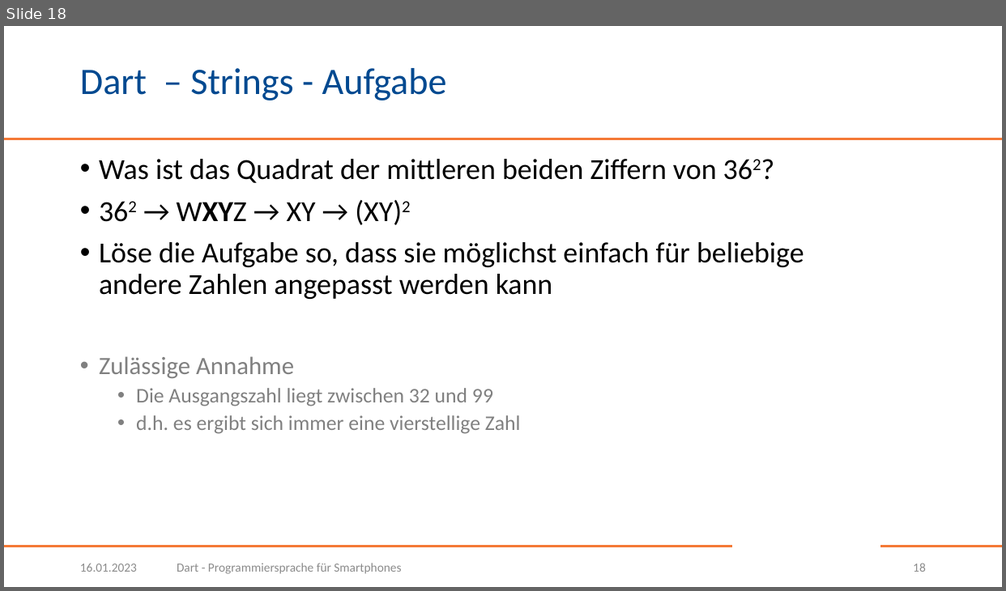
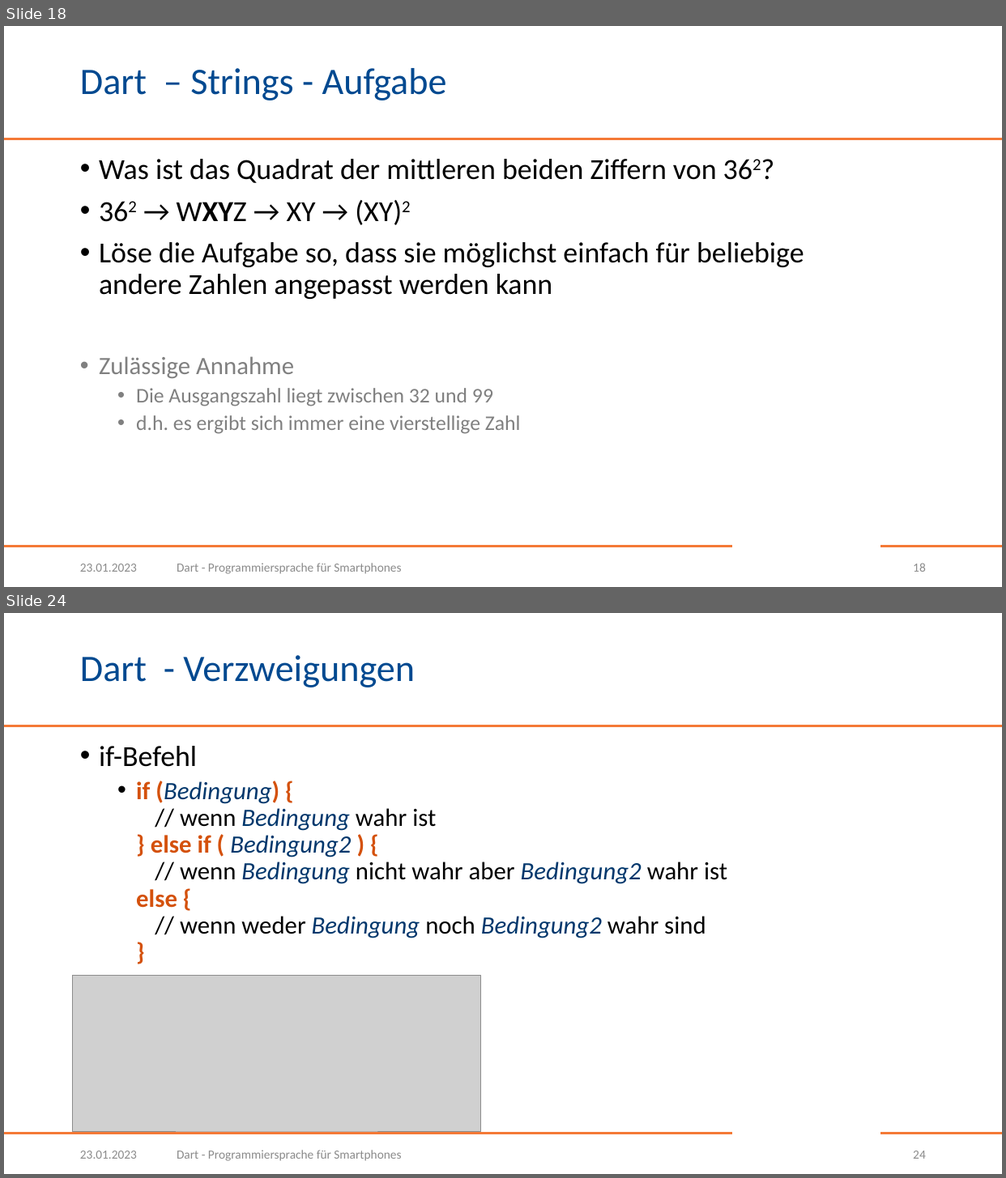
Before and after one commit to BogyMitutoyoCTL/DecisionMakingApp, a slide deck: presentations/Dart.pptx. Shown one above the other, each under a label of ours: slide 18 before the commit, slides 18 and 24 after it; the slides between them are not shown. The pictures are 1006x591 and 1006x1178 pixels, drawn with LibreOffice and Linux fonts; fonts in the diff are those of the drawing; grey boxes stand for pictures; background and template pictures are left out. Boxes give left, top, right and bottom in pixels: in the first picture for what was removed or moved away, otherwise in the second. Text is boxed around its words. In the diff, an @@ line names an element or a change of style, - is before the commit and + after.

Commit message:
Neu: Schleifen und Verzweigungen

```diff
--- a/presentations/Dart.pptx
+++ b/presentations/Dart.pptx
@@ slide 24 added at bbox=[4, 613, 1002, 1174], background #FFFFFF; not listed: 3 template elements that a slide beside it also shows @@
@@ title added at bbox=[80, 655, 415, 688], 36 pt, text #004990 @@
+Dart - Verzweigungen
@@ text added at bbox=[99, 746, 727, 939], 24 pt, text #000000 @@
+• if-Befehl
+  • if (Bedingung) {
+    // wenn Bedingung wahr ist
+    } else if ( Bedingung2 ) {
+    // wenn Bedingung nicht wahr aber Bedingung2 wahr ist
+    else {
+    // wenn weder Bedingung noch Bedingung2 wahr sind
+    }
@@ picture added at bbox=[73, 975, 481, 1131] @@
@@ text added at bbox=[80, 1151, 137, 1159], 12 pt, text #8C8C8C @@
+23.01.2023
@@ text added at bbox=[177, 1150, 401, 1161], 12 pt, text #8C8C8C @@
+Dart - Programmiersprache für Smartphones
@@ page number added at bbox=[913, 1151, 926, 1159], 12 pt, text #8C8C8C @@
+24
@@ slide 18 changed as well @@
@@ text at bbox=[80, 564, 137, 572]: text changed @@
-16.01.2023
+23.01.2023
```
Also in this commit, not shown: 17 other slides changed, 6 other slides added.
